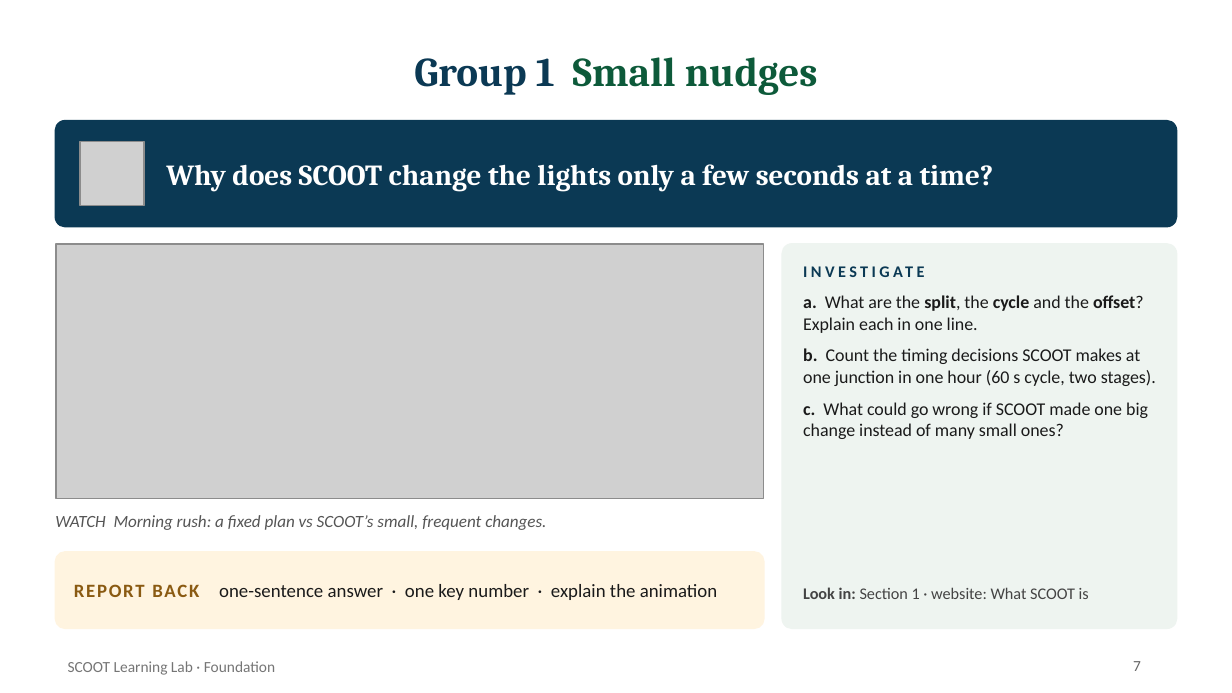
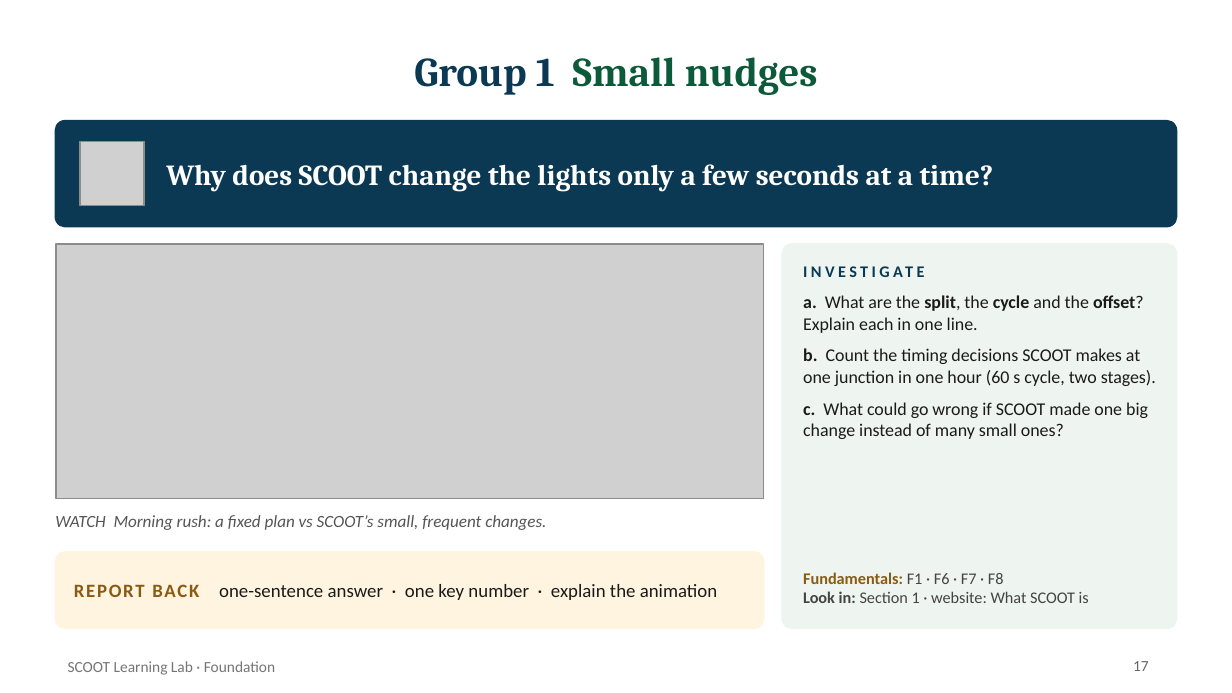
Before and after one commit to smrahmanbd/scoot-learning-lab, a slide deck: slide 17 of docs/materials/SCOOT_Foundation_Presentation.pptx (slide 7 before the commit). Drawn at 1232x693 pixels with LibreOffice and Linux fonts; fonts in the diff are those of the drawing; grey boxes stand for pictures. Boxes give left, top, right and bottom in pixels: in the first picture for what was removed or moved away, otherwise in the second. Text is boxed around its words. In the diff, an @@ line names an element or a change of style, - is before the commit and + after.

Commit message:
Foundation deck: add nine fundamentals slides (F1-F9) for all groups

```diff
--- a/docs/materials/SCOOT_Foundation_Presentation.pptx
+++ b/docs/materials/SCOOT_Foundation_Presentation.pptx
@@ text "Fundamentals: F1 · F6 · ...": place and size @@
-text "Fundamentals: F1 · F6 · ..." at [803, 587, 1089, 599]
+text "Fundamentals: F1 · F6 · ..." at [803, 572, 1089, 603]
@@ text at [803, 572, 1004, 584]: paragraph added @@
+Fundamentals: F1 · F6 · F7 · F8
@@ page number at [1133, 661, 1149, 671]: text changed @@
-7
+17
```
Also in this commit, not shown: 11 other slides changed, 10 slides added, 1 other file.
